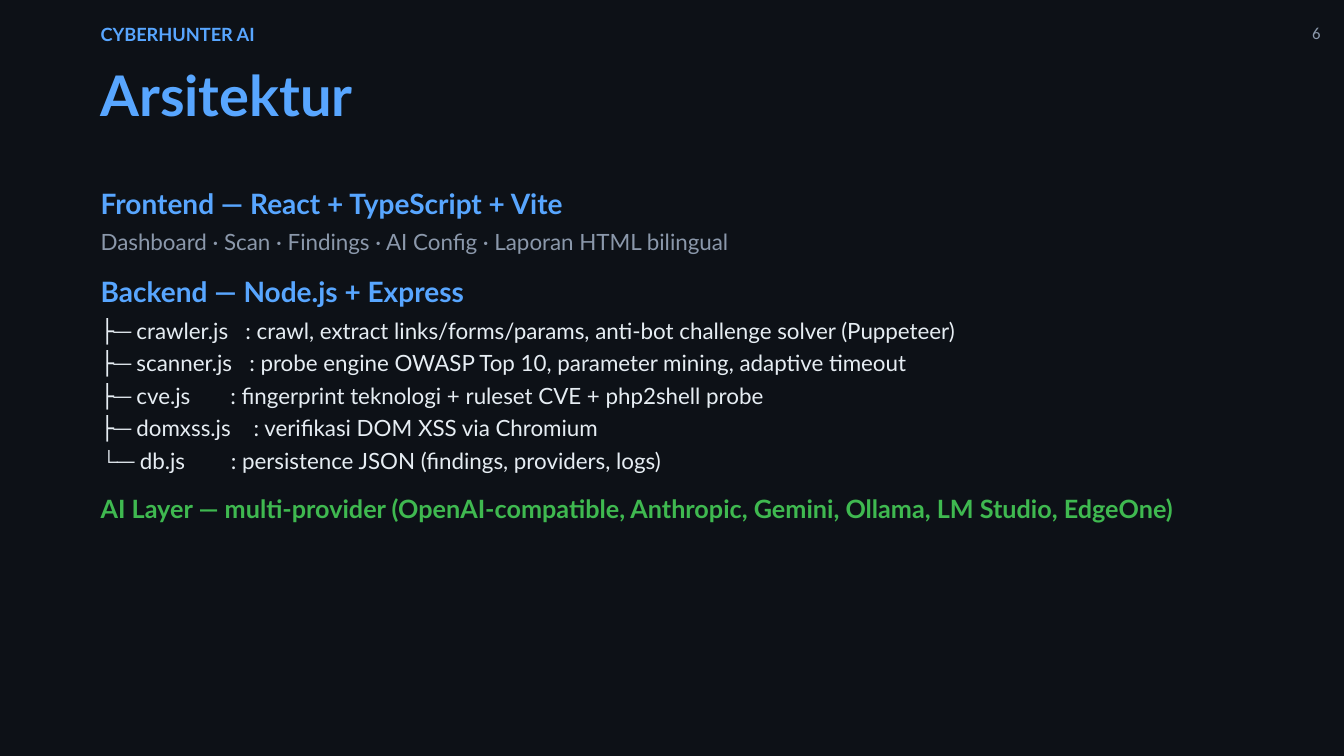
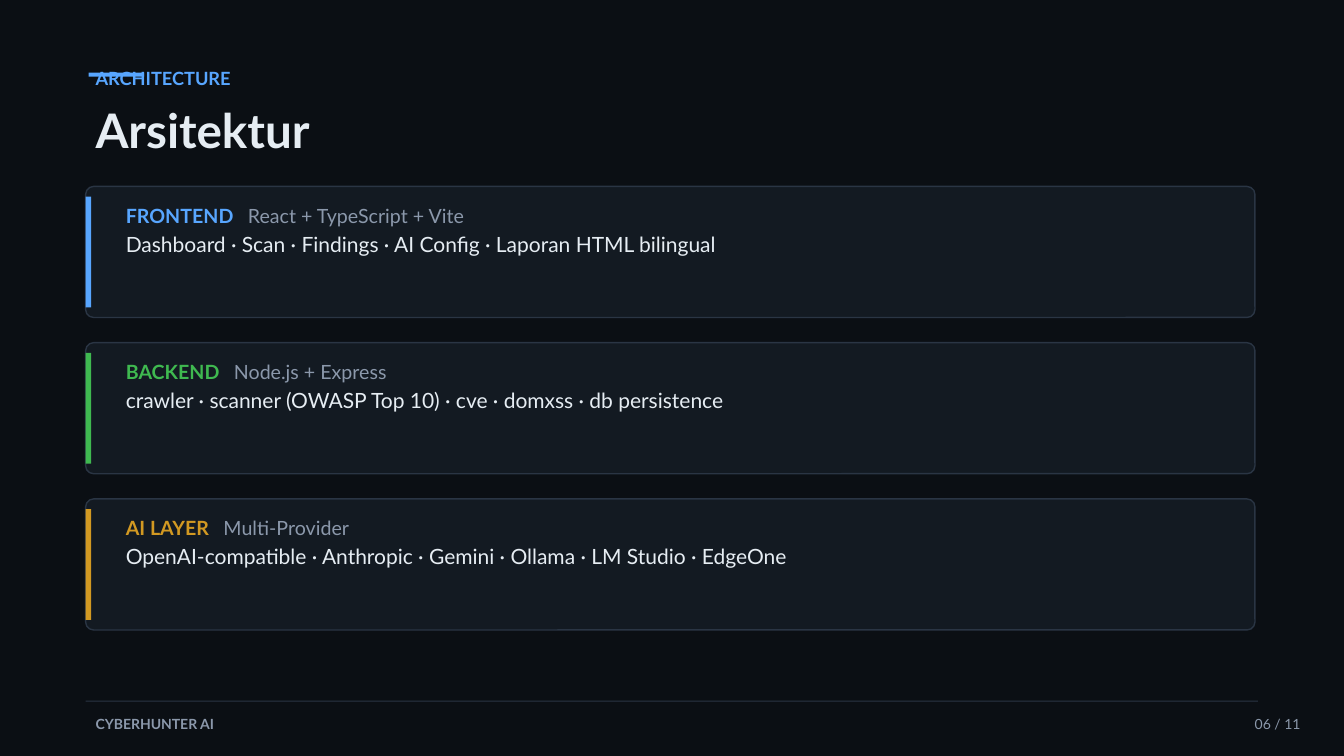
Before and after one commit to nastainannas/cyberhunter-ai, a slide deck: slide 6 of submission-assets/cyberhunter-slides.pptx. Drawn at 1344x756 pixels with LibreOffice and Linux fonts; fonts in the diff are those of the drawing. Boxes give left, top, right and bottom in pixels: in the first picture for what was removed or moved away, otherwise in the second. Text is boxed around its words. In the diff, an @@ line names an element or a change of style, - is before the commit and + after.

```diff
--- a/submission-assets/cyberhunter-slides.pptx
+++ b/submission-assets/cyberhunter-slides.pptx
@@ background #0D1117 to #0B0F14 @@
@@ text removed at (1312, 27, 1320, 39) @@
-6
@@ rectangle added at (89, 73, 144, 77), fill #58A6FF @@
@@ text added at (96, 71, 231, 85), 13 pt, text #58A6FF, bold @@
+ARCHITECTURE
@@ text "Arsitektur": place and size @@
-text "Arsitektur" at (101, 74, 353, 117)
+text "Arsitektur" at (96, 112, 310, 149)
@@ text "Arsitektur" at (96, 112, 310, 149): size 40 to 34 pt, text colour #58A6FF to #E6EDF3 @@
@@ rounded rectangle added at (86, 187, 1255, 318), fill #131A22, outline #2A3544 1 pt @@
@@ rectangle added at (86, 197, 92, 308), fill #58A6FF @@
@@ text removed at (101, 193, 1173, 523) @@
-Frontend — React + TypeScript + Vite
-Dashboard · Scan · Findings · AI Config · Laporan HTML bilingual
-Backend — Node.js + Express
-├─ crawler.js : crawl, extract links/forms/params, anti-bot challenge solver (Puppeteer)
-├─ scanner.js : probe engine OWASP Top 10, parameter mining, adaptive timeout
-├─ cve.js : fingerprint teknologi + ruleset CVE + php2shell probe
-├─ domxss.js : verifikasi DOM XSS via Chromium
-└─ db.js : persistence JSON (findings, providers, logs)
-AI Layer — multi-provider (OpenAI-compatible, Anthropic, Gemini, Ollama, LM Studio, EdgeOne)
@@ text added at (126, 208, 715, 256), 15 pt, text #E6EDF3 @@
+FRONTEND React + TypeScript + Vite
+Dashboard · Scan · Findings · AI Config · Laporan HTML bilingual
@@ rounded rectangle added at (86, 343, 1255, 474), fill #131A22, outline #2A3544 1 pt @@
@@ rectangle added at (86, 353, 92, 464), fill #3FB950 @@
@@ text added at (126, 364, 723, 412), 15 pt, text #E6EDF3 @@
+BACKEND Node.js + Express
+crawler · scanner (OWASP Top 10) · cve · domxss · db persistence
@@ rounded rectangle added at (86, 499, 1255, 630), fill #131A22, outline #2A3544 1 pt @@
@@ rectangle added at (86, 509, 92, 620), fill #D29922 @@
@@ text added at (126, 520, 787, 568), 15 pt, text #E6EDF3 @@
+AI LAYER Multi-Provider
+OpenAI-compatible · Anthropic · Gemini · Ollama · LM Studio · EdgeOne
@@ text "CYBERHUNTER AI": place and size @@
-text "CYBERHUNTER AI" at (101, 27, 255, 41)
+text "CYBERHUNTER AI" at (96, 719, 214, 729)
@@ text "CYBERHUNTER AI" at (96, 719, 214, 729): size 13 to 10 pt, text colour #58A6FF to #8B98AB; less space between paragraphs @@
@@ rectangle added at (86, 701, 1258, 702), fill #2A3544 @@
@@ text added at (1255, 719, 1300, 729), 10 pt, text #8B98AB @@
+06 / 11
```
Also in this commit, not shown: 9 other slides changed, 1 slide added, 1 other file.
